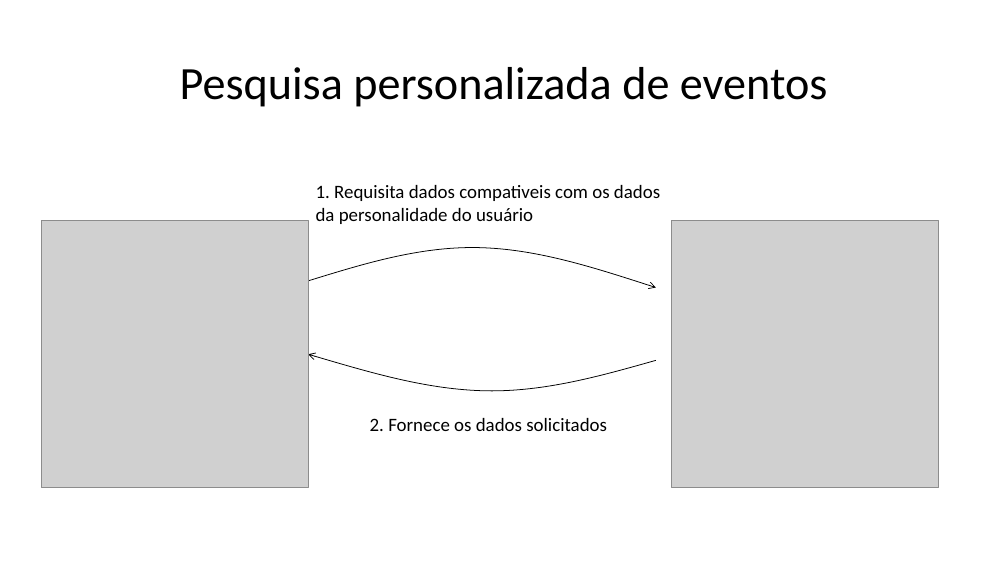
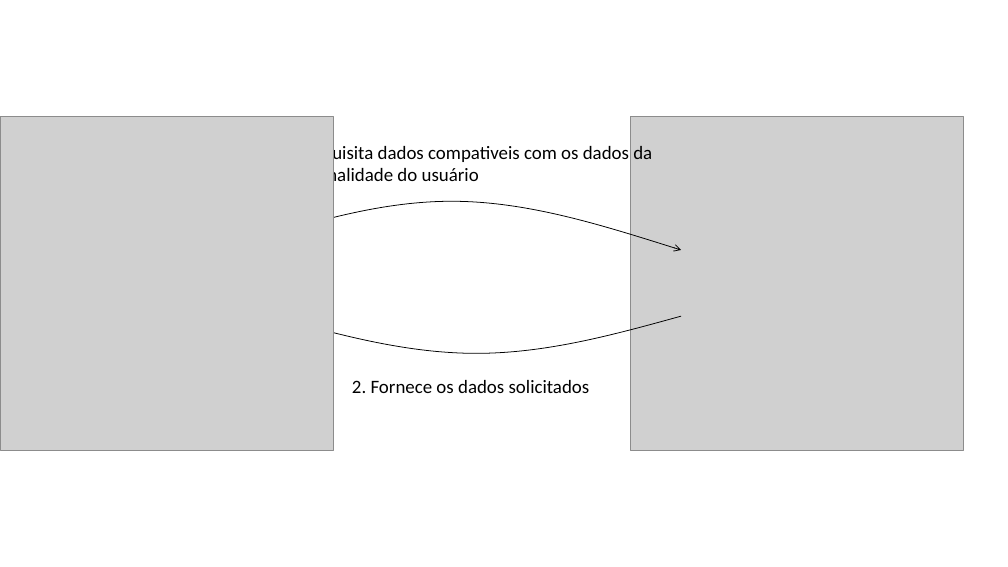
Before and after one commit to lucashardman/Projeto_Final, a slide deck: slide 4 of Documentação/Apresentacao.pptx. Drawn at 1008x567 pixels with LibreOffice and Linux fonts; fonts in the diff are those of the drawing; grey boxes stand for pictures. Boxes give left, top, right and bottom in pixels: in the first picture for what was removed or moved away, otherwise in the second. Text is boxed around its words. In the diff, an @@ line names an element or a change of style, - is before the commit and + after.

```diff
--- a/Documentação/Apresentacao.pptx
+++ b/Documentação/Apresentacao.pptx
@@ text removed at bbox=[180, 67, 827, 107] @@
-Pesquisa personalizada de eventos
@@ picture: place and size @@
-picture at bbox=[41, 221, 308, 488]
+picture at bbox=[0, 117, 333, 451]
@@ picture: place and size @@
-picture at bbox=[672, 221, 939, 488]
+picture at bbox=[631, 117, 964, 451]
@@ text "1. Requisita dados compativeis com ..." rewrapped from bbox=[316, 185, 660, 224] to bbox=[284, 143, 652, 187] @@
@@ freeform shape: place and size @@
-freeform shape at bbox=[309, 247, 656, 287]
+freeform shape at bbox=[247, 201, 681, 250]
@@ freeform shape: place and size @@
-freeform shape at bbox=[309, 355, 656, 391]
+freeform shape at bbox=[247, 309, 681, 353]
@@ text "2. Fornece os dados solicitados": place and size @@
-text "2. Fornece os dados solicitados" at bbox=[370, 418, 607, 431]
+text "2. Fornece os dados solicitados" at bbox=[352, 380, 590, 393]
```
Also in this commit, not shown: 1 other slide changed, 1 slide added, 1 slide removed, 18 other files.
